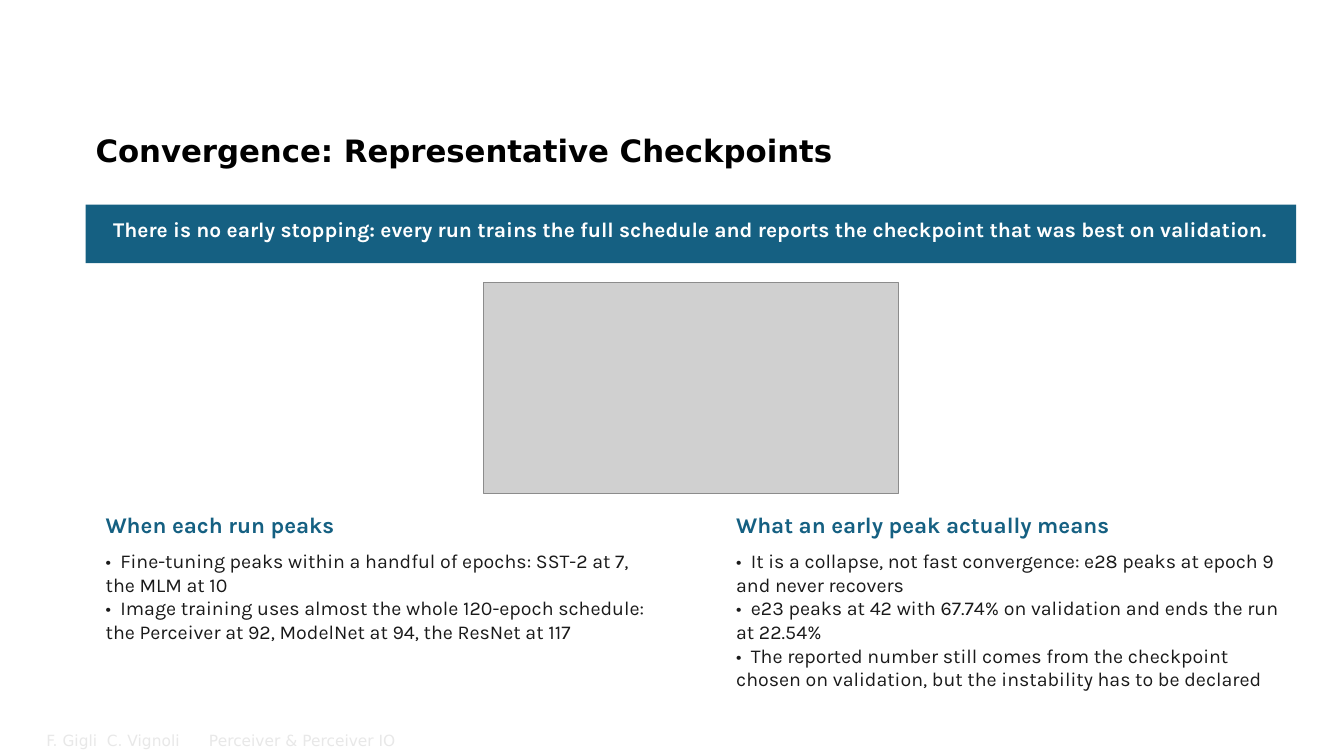
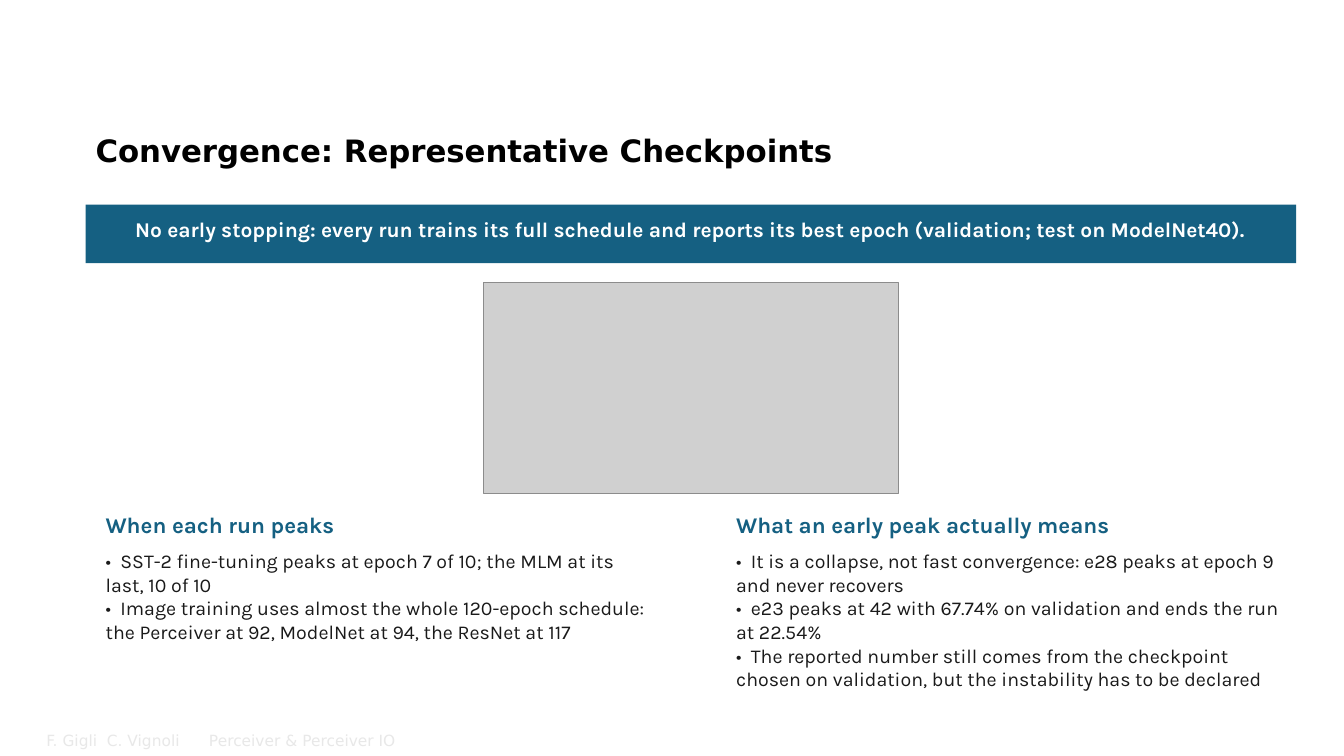
Before and after one commit to FrancescoGigli/Perceiver_project, a slide deck: slide 33 of sito/slide/Perceiver & Perceiver IO.pptx. Drawn at 1344x756 pixels with LibreOffice and Linux fonts; fonts in the diff are those of the drawing; grey boxes stand for pictures; background and template pictures are left out. Boxes give left, top, right and bottom in pixels: in the first picture for what was removed or moved away, otherwise in the second. Text is boxed around its words. In the diff, an @@ line names an element or a change of style, - is before the commit and + after.

```diff
--- a/sito/slide/Perceiver & Perceiver IO.pptx
+++ b/sito/slide/Perceiver & Perceiver IO.pptx
@@ text at (135, 221, 1245, 243): text changed @@
-There is no early stopping: every run trains the full schedule and reports the checkpoint that was best on validation.
+No early stopping: every run trains its full schedule and reports its best epoch (validation; test on ModelNet40).
@@ text at (106, 554, 614, 594): text changed @@
-• Fine-tuning peaks within a handful of epochs: SST-2 at 7, the MLM at 10
+• SST-2 fine-tuning peaks at epoch 7 of 10; the MLM at its last, 10 of 10
```
Also in this commit, not shown: 25 other slides changed, 18 other files.
